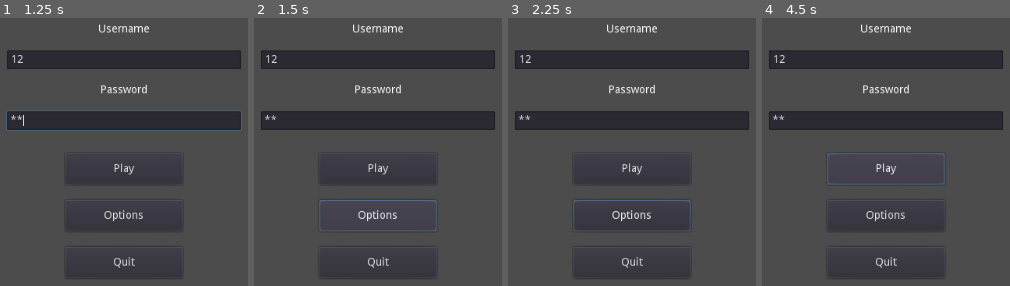
Above: before the commit, frames 1-4 (left to right).
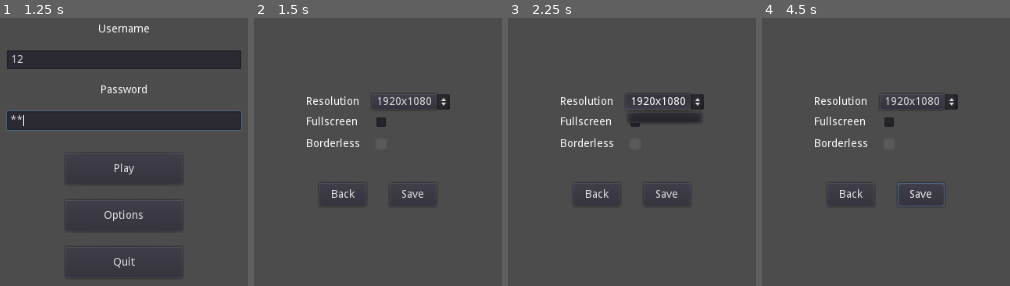
Above: after the commit, the same moments.

Repository: meesha7/Enfaria
Game: Godot game, scene res://Scenes/MainMenu.tscn
The game is run twice, just before and just after one commit, with the same random seed, the same clock (stepped at 60 frames per second) and the same inputs.
Inputs (mouse positions are in pixels of both pictures, inside the frame that each line leads up to):
- Up to frame 1 (1.25 s): click (124, 60) at 0.52 s; type "12" at 0.6 s; click (124, 119) at 0.75 s; type "12" at 0.83 s
- Up to frame 2 (1.5 s): click "Options" at 1.25 s
- Up to frame 3 (2.25 s): click (664, 101) at 2 s, where only the run after the commit has a clickable "1920x1080"
- Up to frame 4 (4.5 s): click (851, 194) at 2.75 s, where only the run after the commit has a clickable "Back"; click (920, 194) at 3.5 s, where only the run after the commit has a clickable "Save"; click (886, 168) at 4.25 s, where only the run before the commit has a clickable "Play"

Frame 1 is identical in both runs. In frame 2, 17% of the frame differs, in the area x 2-98%, y 2-97%; in frame 3, 15%; in frame 4, 17%.

Commit message:
Options menu base (#4)

Diff:
--- a/enfaria-game/Scenes/MainMenu.tscn
+++ b/enfaria-game/Scenes/MainMenu.tscn
@@ -1,4 +1,6 @@
-[gd_scene format=2]
+[gd_scene load_steps=2 format=2]
+
+[ext_resource path="res://Scripts/MainMenu.gd" type="Script" id=1]
 
 [node name="MarginContainer" type="MarginContainer"]
 anchor_right = 1.0
@@ -15,14 +17,14 @@
 margin_left = 120.0
 margin_top = 80.0
 margin_right = 904.0
-margin_bottom = 576.0
+margin_bottom = 520.0
 custom_constants/separation = 30
 alignment = 1
 
 [node name="CenterContainer" type="CenterContainer" parent="VBoxContainer"]
-margin_top = 85.0
+margin_top = 57.0
 margin_right = 784.0
-margin_bottom = 221.0
+margin_bottom = 193.0
 
 [node name="VBoxContainer" type="VBoxContainer" parent="VBoxContainer/CenterContainer"]
 margin_left = 242.0
@@ -60,9 +62,9 @@
 secret = true
 
 [node name="CenterContainer2" type="CenterContainer" parent="VBoxContainer"]
-margin_top = 251.0
+margin_top = 223.0
 margin_right = 784.0
-margin_bottom = 411.0
+margin_bottom = 383.0
 
 [node name="VBoxContainer2" type="VBoxContainer" parent="VBoxContainer/CenterContainer2"]
 margin_left = 317.0
@@ -70,8 +72,9 @@
 margin_bottom = 160.0
 custom_constants/separation = 20
 alignment = 1
+script = ExtResource( 1 )
 
-[node name="Button" type="Button" parent="VBoxContainer/CenterContainer2/VBoxContainer2"]
+[node name="Play" type="Button" parent="VBoxContainer/CenterContainer2/VBoxContainer2"]
 margin_right = 150.0
 margin_bottom = 40.0
 rect_min_size = Vector2( 150, 40 )
--- /dev/null
+++ b/enfaria-game/Scenes/Options.tscn
@@ -0,0 +1,110 @@
+[gd_scene load_steps=2 format=2]
+
+[ext_resource path="res://Scripts/Options.gd" type="Script" id=1]
+
+[node name="MarginContainer" type="MarginContainer"]
+anchor_right = 1.0
+anchor_bottom = 1.0
+margin_top = -0.793701
+margin_bottom = -0.793701
+custom_constants/margin_right = 250
+custom_constants/margin_top = 100
+custom_constants/margin_left = 250
+custom_constants/margin_bottom = 100
+__meta__ = {
+"_edit_use_anchors_": false
+}
+
+[node name="CenterContainer" type="CenterContainer" parent="."]
+margin_left = 250.0
+margin_top = 100.0
+margin_right = 774.0
+margin_bottom = 500.0
+
+[node name="VBoxContainer" type="VBoxContainer" parent="CenterContainer"]
+margin_left = 170.0
+margin_top = 128.0
+margin_right = 354.0
+margin_bottom = 272.0
+size_flags_vertical = 3
+script = ExtResource( 1 )
+
+[node name="Resolution" type="HBoxContainer" parent="CenterContainer/VBoxContainer"]
+margin_right = 184.0
+margin_bottom = 20.0
+
+[node name="ResolutionLabel" type="Label" parent="CenterContainer/VBoxContainer/Resolution"]
+margin_top = 3.0
+margin_right = 80.0
+margin_bottom = 17.0
+rect_min_size = Vector2( 80, 0 )
+text = "Resolution"
+
+[node name="ResolutionButton" type="OptionButton" parent="CenterContainer/VBoxContainer/Resolution"]
+margin_left = 84.0
+margin_right = 184.0
+margin_bottom = 20.0
+text = "1920x1080"
+
+[node name="Fullscreen" type="HBoxContainer" parent="CenterContainer/VBoxContainer"]
+margin_top = 24.0
+margin_right = 184.0
+margin_bottom = 48.0
+
+[node name="FullscreenLabel" type="Label" parent="CenterContainer/VBoxContainer/Fullscreen"]
+margin_top = 5.0
+margin_right = 80.0
+margin_bottom = 19.0
+rect_min_size = Vector2( 80, 0 )
+text = "Fullscreen"
+
+[node name="FullscreenBox" type="CheckBox" parent="CenterContainer/VBoxContainer/Fullscreen"]
+margin_left = 84.0
+margin_right = 108.0
+margin_bottom = 24.0
+
+[node name="Borderless" type="HBoxContainer" parent="CenterContainer/VBoxContainer"]
+margin_top = 52.0
+margin_right = 184.0
+margin_bottom = 76.0
+
+[node name="BorderlessLabel" type="Label" parent="CenterContainer/VBoxContainer/Borderless"]
+margin_top = 5.0
+margin_right = 80.0
+margin_bottom = 19.0
+rect_min_size = Vector2( 80, 0 )
+text = "Borderless"
+
+[node name="BorderlessBox" type="CheckBox" parent="CenterContainer/VBoxContainer/Borderless"]
+margin_left = 84.0
+margin_right = 108.0
+margin_bottom = 24.0
+disabled = true
+
+[node name="Spacer" type="HBoxContainer" parent="CenterContainer/VBoxContainer"]
+margin_top = 80.0
+margin_right = 184.0
+margin_bottom = 110.0
+rect_min_size = Vector2( 0, 30 )
+
+[node name="ControlButtons" type="HBoxContainer" parent="CenterContainer/VBoxContainer"]
+margin_top = 114.0
+margin_right = 184.0
+margin_bottom = 144.0
+custom_constants/separation = 30
+alignment = 1
+
+[node name="Back" type="Button" parent="CenterContainer/VBoxContainer/ControlButtons"]
+margin_left = 17.0
+margin_right = 77.0
+margin_bottom = 30.0
+rect_min_size = Vector2( 60, 30 )
+text = "Back"
+
+[node name="Save" type="Button" parent="CenterContainer/VBoxContainer/ControlButtons"]
+margin_left = 107.0
+margin_right = 167.0
+margin_bottom = 30.0
+rect_min_size = Vector2( 60, 30 )
+text = "Save"
+[connection signal="pressed" from="CenterContainer/VBoxContainer/Fullscreen/FullscreenBox" to="CenterContainer/VBoxContainer" method="_on_FullscreenBox_pressed"]
--- /dev/null
+++ b/enfaria-game/Scripts/MainMenu.gd
@@ -0,0 +1,17 @@
+extends Control
+
+onready var tree = get_tree()
+
+func _ready():
+	get_node("Play").connect("pressed", self, "_on_play_pressed")
+	get_node("Options").connect("pressed", self, "_on_option_pressed")
+	get_node("Quit").connect("pressed", self, "_on_quit_pressed")
+
+func _on_start_pressed():
+	tree.change_scene("Scenes/Join.tscn")
+
+func _on_option_pressed():
+	tree.change_scene("Scenes/Options.tscn")
+
+func _on_quit_pressed():
+	tree.quit()
--- /dev/null
+++ b/enfaria-game/Scripts/Options.gd
@@ -0,0 +1,48 @@
+extends Control
+
+var path = "res://config.cfg"
+var config = ConfigFile.new()
+var fullscreen = false
+var borderless = false
+onready var tree = get_tree()
+onready var fullscreen_box = get_node("Fullscreen").get_node("FullscreenBox")
+onready var borderless_box = get_node("Borderless").get_node("BorderlessBox")
+
+func _ready():
+	get_node("ControlButtons").get_node("Back").connect("pressed", self, "_on_back_pressed")
+	get_node("ControlButtons").get_node("Save").connect("pressed", self, "_on_save_pressed")
+	get_node("Fullscreen").get_node("FullscreenBox").connect("pressed", self, "_on_fullscreen_pressed")
+	get_node("Borderless").get_node("BorderlessBox").connect("pressed", self, "_on_borderless_pressed")
+
+	config.load(path)
+
+	if config.has_section_key("Display", "Fullscreen"):
+		fullscreen = config.get_value("Display", "Fullscreen")
+
+	if fullscreen:
+		get_node("Borderless").get_node("BorderlessBox").disabled = false
+		get_node("Fullscreen").get_node("FullscreenBox").pressed = true
+		if borderless:
+			get_node("Borderless").get_node("BorderlessBox").pressed = true
+
+	if config.has_section_key("Display", "Borderless"):
+		borderless = config.get_value("Display", "Borderless")
+
+func _on_back_pressed():
+	tree.change_scene("Scenes/MainMenu.tscn")
+
+func _on_save_pressed():
+	config.set_value("Display", "Fullscreen", fullscreen)
+	config.set_value("Display", "Borderless", borderless)
+	config.save(path)
+
+func _on_fullscreen_pressed():
+	fullscreen = !fullscreen
+	if fullscreen:
+		borderless_box.disabled = false
+	else:
+		borderless_box.disabled = true
+		borderless_box.pressed = false
+
+func _on_borderless_pressed():
+	borderless = !borderless
--- /dev/null
+++ b/enfaria-game/config.cfg
@@ -0,0 +1,4 @@
+[Display]
+
+Fullscreen=false
+Borderless=false
